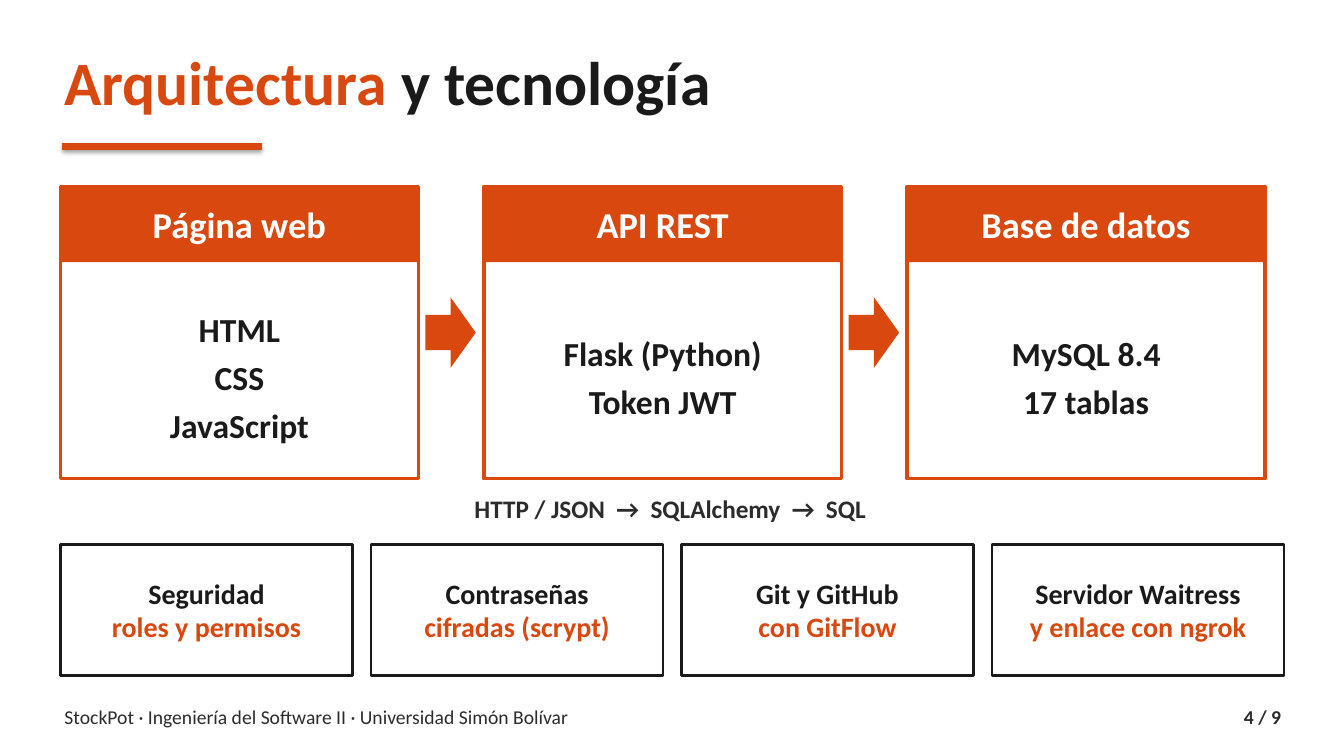
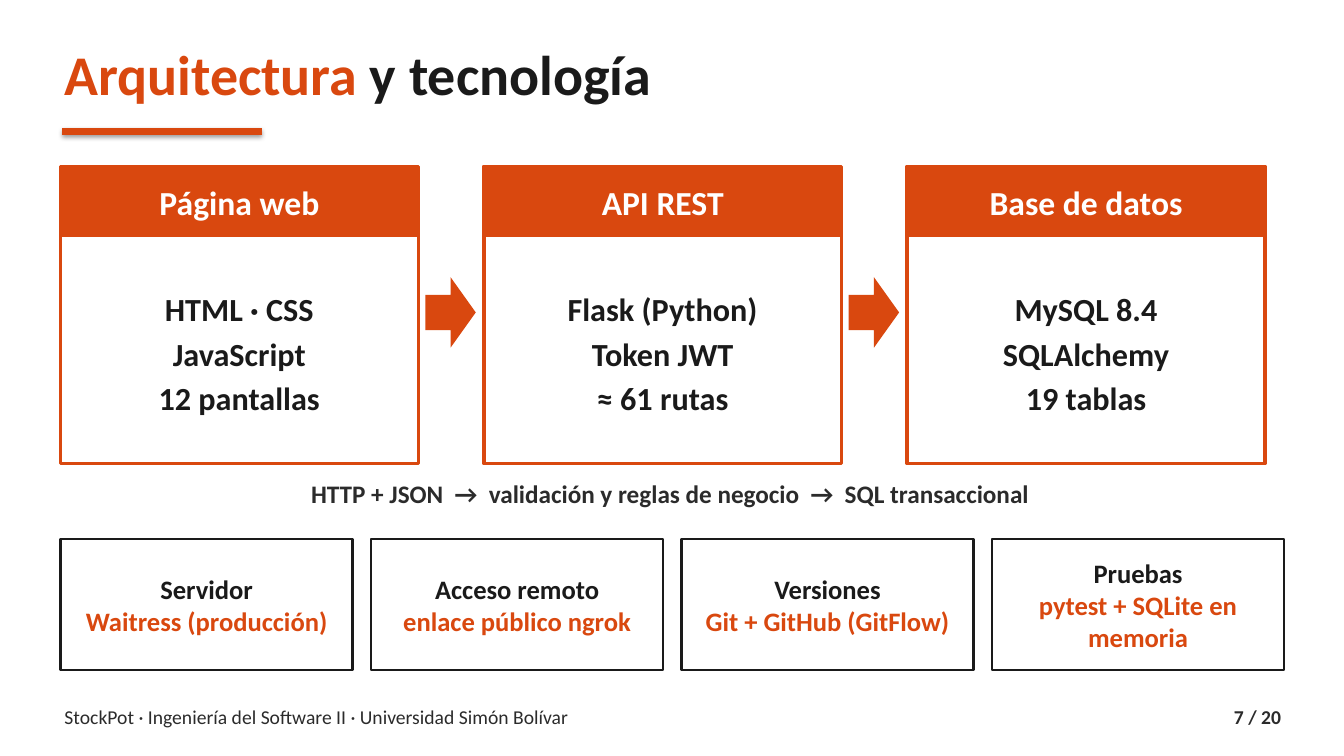
Before and after one commit to Angelssjyf/stockpot, a slide deck: slide 7 of docs/entrega-2do-corte/05_Demostracion/StockPot_Sustentacion_70.pptx (slide 4 before the commit). Drawn at 1344x756 pixels with LibreOffice and Linux fonts; fonts in the diff are those of the drawing. Boxes give left, top, right and bottom in pixels: in the first picture for what was removed or moved away, otherwise in the second. Text is boxed around its words. In the diff, an @@ line names an element or a change of style, - is before the commit and + after.

```diff
--- a/docs/entrega-2do-corte/05_Demostracion/StockPot_Sustentacion_70.pptx
+++ b/docs/entrega-2do-corte/05_Demostracion/StockPot_Sustentacion_70.pptx
@@ text "Arquitectura y tecnología" at <box>64,55,651,105</box>: size 44 to 40 pt @@
@@ line moved from (63, 146) - (262, 146) to (63, 131) - (262, 131) @@
@@ text "Página web": place and size @@
-text "Página web" at <box>153,212,326,244</box>
+text "Página web" at <box>159,191,320,221</box>
@@ rectangle: place and size @@
-rectangle at <box>60,187,418,479</box>
+rectangle at <box>60,166,418,464</box>
@@ rectangle: place and size @@
-rectangle at <box>60,187,418,262</box>
+rectangle at <box>60,166,418,237</box>
@@ size 26 to 24 pt in 3 elements at <box>990,191,1182,216</box>, <box>159,191,320,221</box>, <box>602,193,724,216</box> @@
@@ text "API REST": place and size @@
-text "API REST" at <box>597,214,729,239</box>
+text "API REST" at <box>602,193,724,216</box>
@@ rectangle: place and size @@
-rectangle at <box>484,187,842,479</box>
+rectangle at <box>484,166,842,464</box>
@@ rectangle: place and size @@
-rectangle at <box>484,187,842,262</box>
+rectangle at <box>484,166,842,237</box>
@@ text "Base de datos": place and size @@
-text "Base de datos" at <box>981,212,1190,239</box>
+text "Base de datos" at <box>990,191,1182,216</box>
@@ rectangle: place and size @@
-rectangle at <box>907,187,1265,479</box>
+rectangle at <box>907,166,1265,464</box>
@@ rectangle: place and size @@
-rectangle at <box>907,187,1265,262</box>
+rectangle at <box>907,166,1265,237</box>
@@ text "HTML · CSS": place and size @@
-text "HTML · CSS" at <box>170,320,309,444</box>
+text "HTML · CSS" at <box>159,300,319,415</box>
@@ text "Flask (Python)": place and size @@
-text "Flask (Python)" at <box>564,341,762,415</box>
+text "Flask (Python)" at <box>568,297,758,411</box>
@@ text "MySQL 8.4": place and size @@
-text "MySQL 8.4" at <box>1012,343,1161,415</box>
+text "MySQL 8.4" at <box>1003,298,1169,411</box>
@@ right arrow: place and size @@
-right arrow at <box>425,297,476,368</box>
+right arrow at <box>425,277,476,348</box>
@@ text at <box>568,297,758,367</box>: size 24 to 23 pt in "Flask (Python)", "Token JWT"; line spacing 1.2 to 1.15 @@
@@ right arrow: place and size @@
-right arrow at <box>849,297,899,368</box>
+right arrow at <box>849,277,899,348</box>
@@ text at <box>1015,298,1157,326</box>: size 24 to 23 pt in "MySQL 8.4"; line spacing 1.2 to 1.15 @@
@@ text at <box>165,300,313,322</box>: text changed; size 24 to 23 pt @@
-HTML
-CSS
+HTML · CSS
@@ text at <box>173,343,306,371</box>: size 24 to 23 pt in "JavaScript"; line spacing 1.2 to 1.15 @@
@@ text at <box>1003,343,1169,411</box>: text changed; size 24 to 23 pt @@
-17 tablas
+SQLAlchemy
+19 tablas
@@ text at <box>159,387,319,415</box>: paragraph added @@
+12 pantallas
@@ text at <box>620,388,728,411</box>: paragraph added @@
+≈ 61 rutas
@@ text at <box>311,485,1028,508</box>: text changed @@
-HTTP / JSON → SQLAlchemy → SQL
+HTTP + JSON → validación y reglas de negocio → SQL transaccional
@@ 4 rectangles: place and size @@
-4 rectangles at <box>60,544,1285,676</box>
+4 rectangles at <box>60,539,1285,670</box>
@@ text at <box>1039,564,1237,648</box>: text changed; size 20 to 19 pt; text colour #1A1A1A to #D9480F @@
-Servidor Waitress
-y enlace con ngrok
+Pruebas
+pytest + SQLite en memoria
@@ text at <box>86,580,327,636</box>: text changed; size 20 to 19 pt @@
-Seguridad
-roles y permisos
+Servidor
+Waitress (producción)
@@ text at <box>403,581,631,636</box>: text changed; size 20 to 19 pt @@
-Contraseñas
-cifradas (scrypt)
+Acceso remoto
+enlace público ngrok
@@ text at <box>706,580,949,635</box>: text changed; size 20 to 19 pt; text colour #1A1A1A to #D9480F @@
-Git y GitHub
-con GitFlow
+Versiones
+Git + GitHub (GitFlow)
@@ text at <box>1234,711,1281,724</box>: text changed @@
-4 / 9
+7 / 20
```
Also in this commit, not shown: 7 other slides changed, 12 slides added, 1 slide removed, 3 other files.
